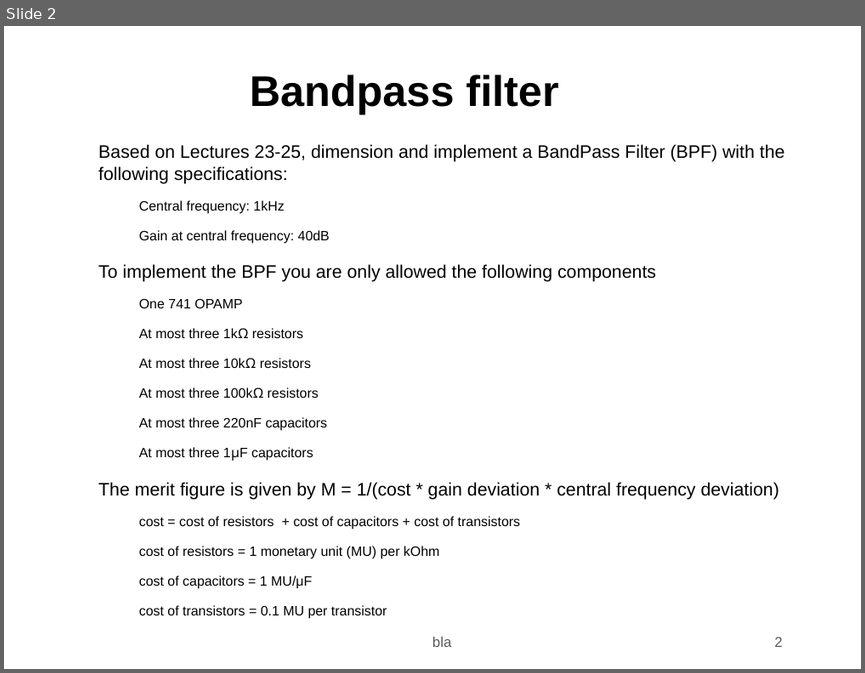
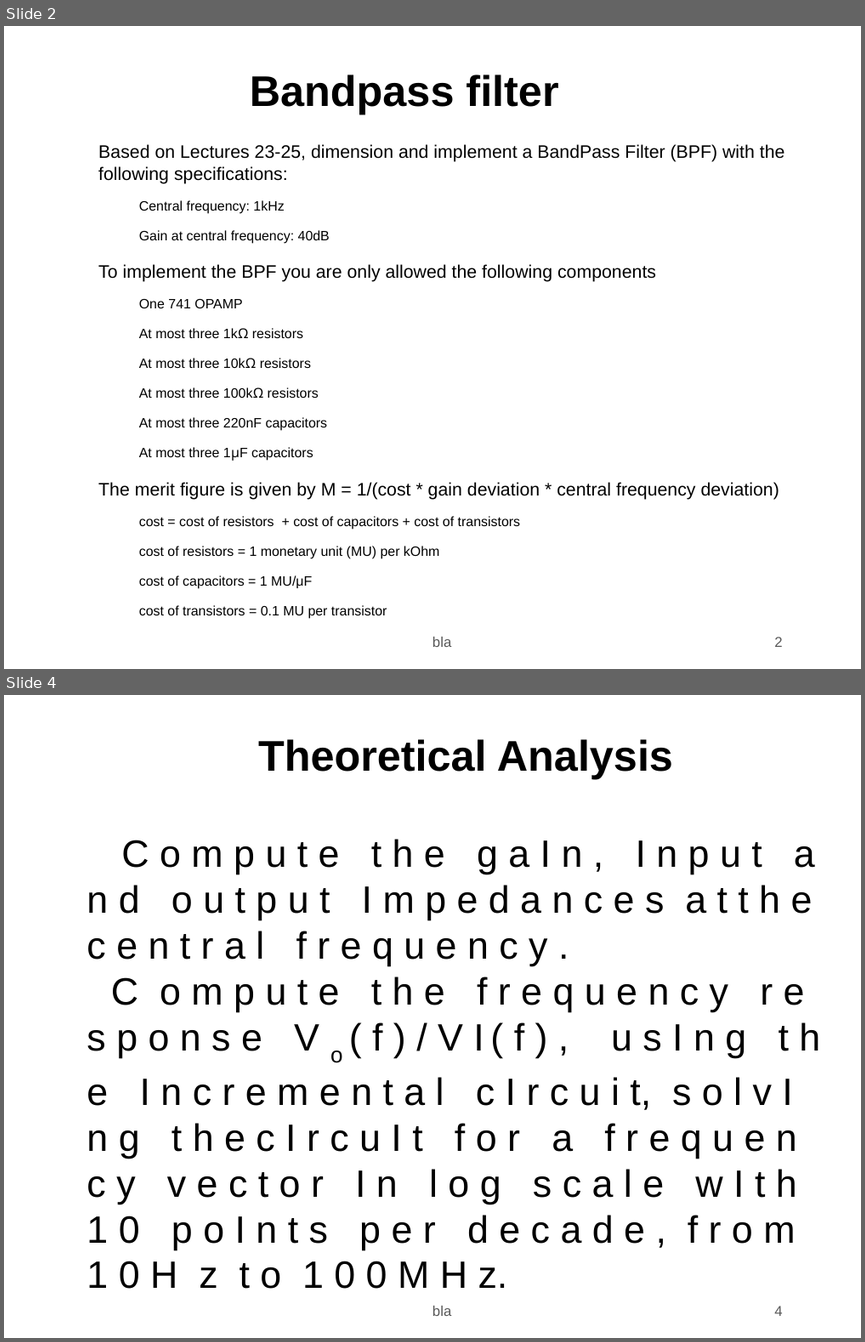
Before and after one commit to joseAf28/ist-tcfe, a slide deck: t5/t5.odp. Shown one above the other, each under a label of ours: slide 2 before the commit, slides 2 and 4 after it; the slides between them are not shown. The pictures are 865x673 and 865x1342 pixels, drawn with LibreOffice and Linux fonts; fonts in the diff are those of the drawing; background and template pictures are left out. Boxes give left, top, right and bottom in pixels: in the first picture for what was removed or moved away, otherwise in the second. Text is boxed around its words. In the diff, an @@ line names an element or a change of style, - is before the commit and + after.

```diff
--- a/t5/t5.odp
+++ b/t5/t5.odp
@@ slide 4 added at [4,695,861,1338], background picture (left out) @@
@@ title added at [258,739,673,779], 36 pt, text #000000, bold @@
+Theoretical Analysis
@@ text added at [86,839,820,1288], 32 pt, text #000000 @@
+1) C o m p u t e t h e g a I n , I n p u t a n d o u t p u t I m p e d a n c e s a t t h e c e n t r a l f r e q u e n c y .
+2) C o m p u t e t h e f r e q u e n c y r e s p o n s e V o ( f ) / V I ( f ) , u s I n g t h e I n c r e m e n t a l c I r c u i t, s o l v I n g t h e c I r c u I t f o r a f r e q u e n c y v e c t o r I n l o g s c a l e w I t h 1 0 p o I n t s p e r d e c a d e , f r o m 1 0 H z t o 1 0 0 M H z.
@@ text added at [432,1305,451,1315], 12 pt, text #595959 @@
+bla
@@ page number added at [774,1305,782,1315], 12 pt, text #595959 @@
+4
```
Also in this commit, not shown: 1 slide changed, 1 other slide added, 2 slides removed, 1 other file.
